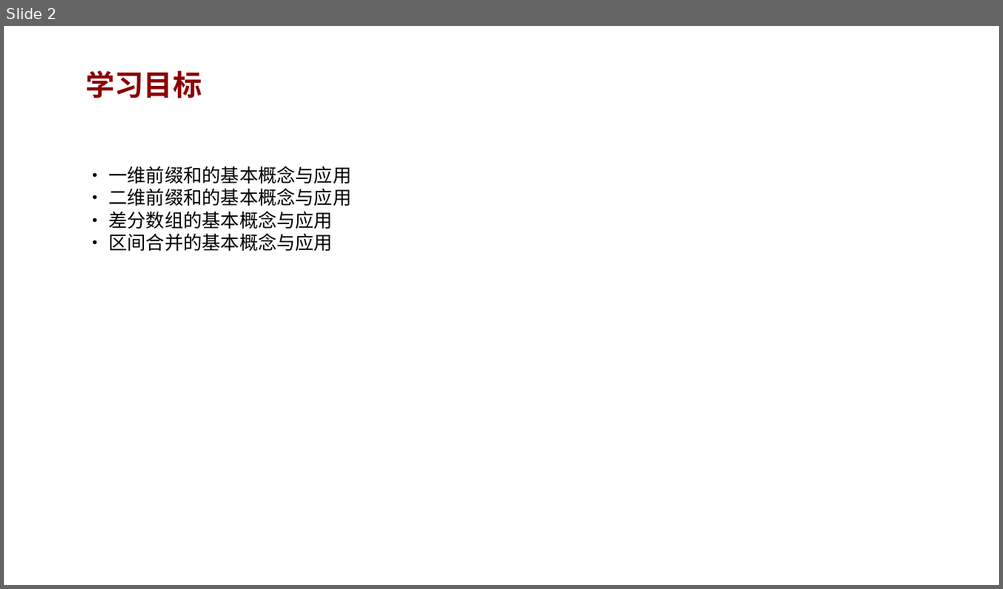
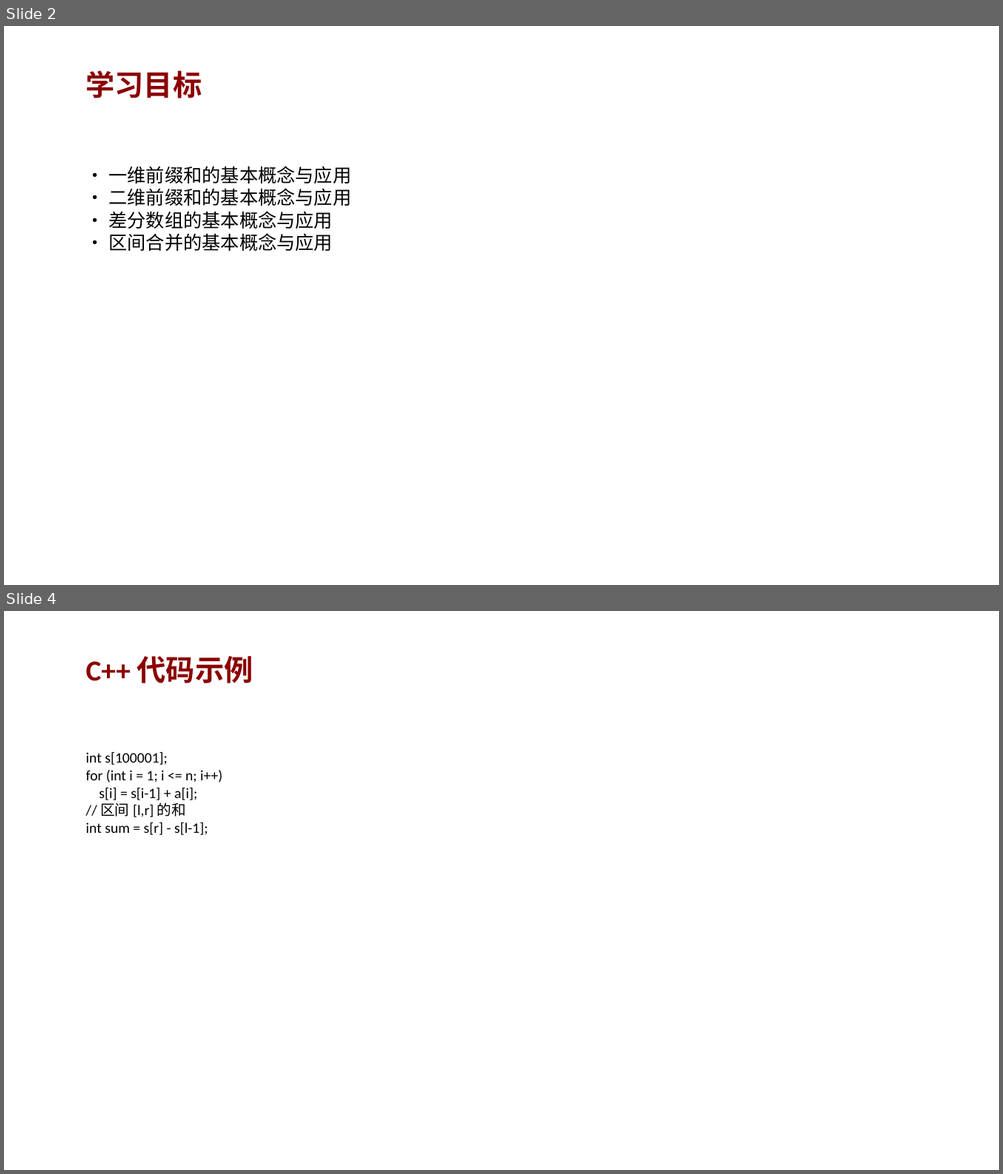
Before and after one commit to AndyLishengrui/trae-coding-course, a slide deck: textbook/ppt/chapter11_ppt.pptx. Shown one above the other, each under a label of ours: slide 2 before the commit, slides 2 and 4 after it; the slides between them are not shown. The pictures are 1003x589 and 1003x1174 pixels, drawn with LibreOffice and Linux fonts; fonts in the diff are those of the drawing. Boxes give left, top, right and bottom in pixels: in the first picture for what was removed or moved away, otherwise in the second. Text is boxed around its words. In the diff, an @@ line names an element or a change of style, - is before the commit and + after.

Commit message:
v5.3: PPT扩充(8页/章) + 教材代码bug修复 + 完整版PDF更新
PPT改进：
- 15个PPT从2页扩充到8页
- 每个PPT含：概念讲解、C++/Python代码示例、常见错误、练习题、小结

教材修复：
- 14个严重代码bug（运算符优先级、队列查询、循环边界等）
- 描述不一致修复（葡语残留、条件错误等）
- 网站问题数172→168
- 完整版PDF重新生成

```diff
--- a/textbook/ppt/chapter11_ppt.pptx
+++ b/textbook/ppt/chapter11_ppt.pptx
@@ slide 4 added at (x1=4, y1=611, x2=999, y2=1170), background #FFFFFF @@
@@ text added at (x1=86, y1=656, x2=253, y2=684), 28 pt, text #8B0000, bold @@
+C++ 代码示例
@@ text added at (x1=86, y1=752, x2=222, y2=835), 14 pt, text #000000 @@
+int s[100001];
+for (int i = 1; i <= n; i++)
+s[i] = s[i-1] + a[i];
+// 区间 [l,r] 的和
+int sum = s[r] - s[l-1];
```
Also in this commit, not shown: 5 other slides added, 16 other files.
